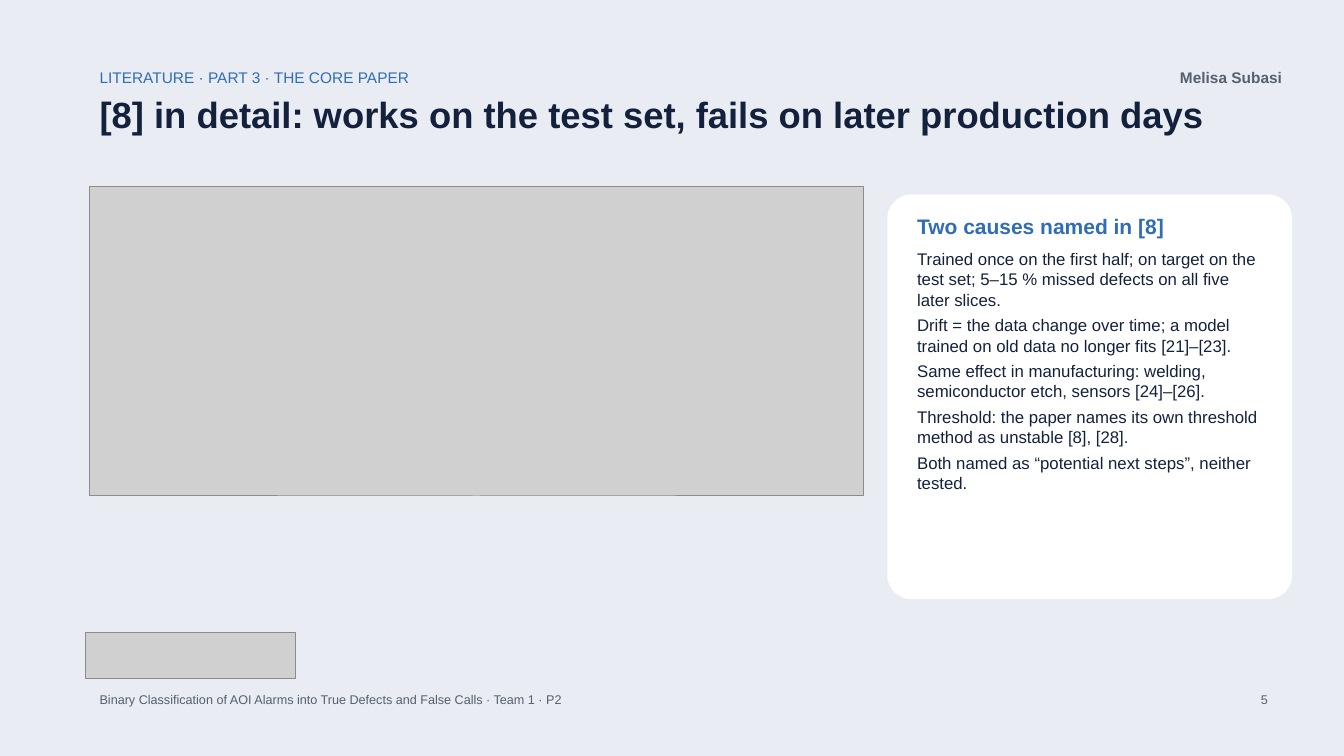
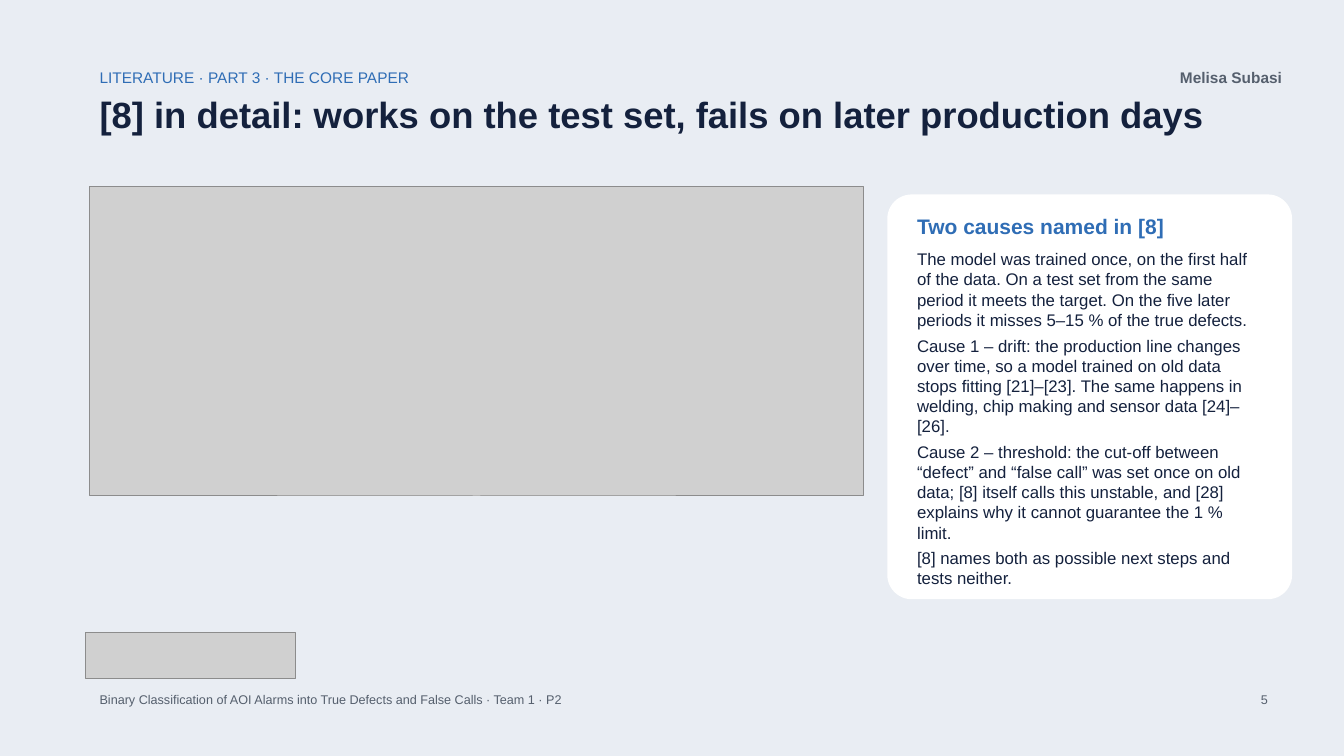
Before and after one commit to bodhi584/aoi-false-call-classification, a slide deck: slide 5 of docs/slides_p2.pptx. Drawn at 1344x756 pixels with LibreOffice and Linux fonts; fonts in the diff are those of the drawing; grey boxes stand for pictures. Boxes give left, top, right and bottom in pixels: in the first picture for what was removed or moved away, otherwise in the second. Text is boxed around its words. In the diff, an @@ line names an element or a change of style, - is before the commit and + after.

Commit message:
P2 slides: plain wording on slides 5/7/10/12, P2 summary on slide 2 (#36)

```diff
--- a/docs/slides_p2.pptx
+++ b/docs/slides_p2.pptx
@@ text at [917,253,1247,584]: text changed @@
-Trained once on the first half; on target on the test set; 5–15 % missed defects on all five later slices.
-Drift = the data change over time; a model trained on old data no longer fits [21]–[23].
-Same effect in manufacturing: welding, semiconductor etch, sensors [24]–[26].
-Threshold: the paper names its own threshold method as unstable [8], [28].
-Both named as “potential next steps”, neither tested.
+The model was trained once, on the first half of the data. On a test set from the same period it meets the target. On the five later periods it misses 5–15 % of the true defects.
+Cause 1 – drift: the production line changes over time, so a model trained on old data stops fitting [21]–[23]. The same happens in welding, chip making and sensor data [24]–[26].
+Cause 2 – threshold: the cut-off between “defect” and “false call” was set once on old data; [8] itself calls this unstable, and [28] explains why it cannot guarantee the 1 % limit.
+[8] names both as possible next steps and tests neither.
```
Also in this commit, not shown: 4 other slides changed, 1 other file.
